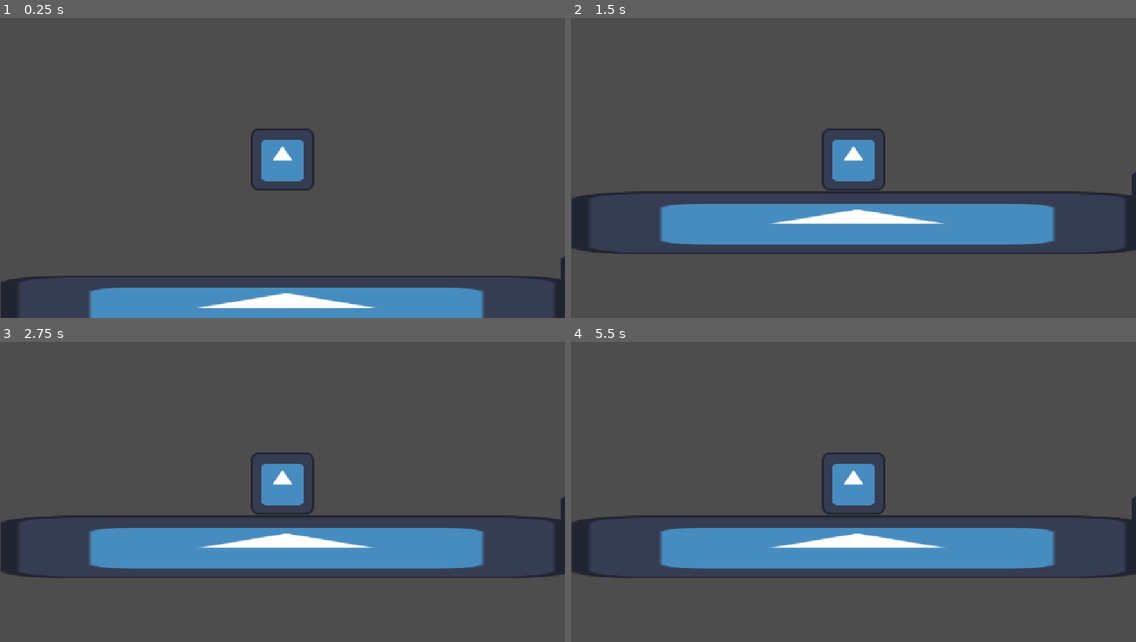
Above: before the commit, frames 1-4 (two rows, left to right).
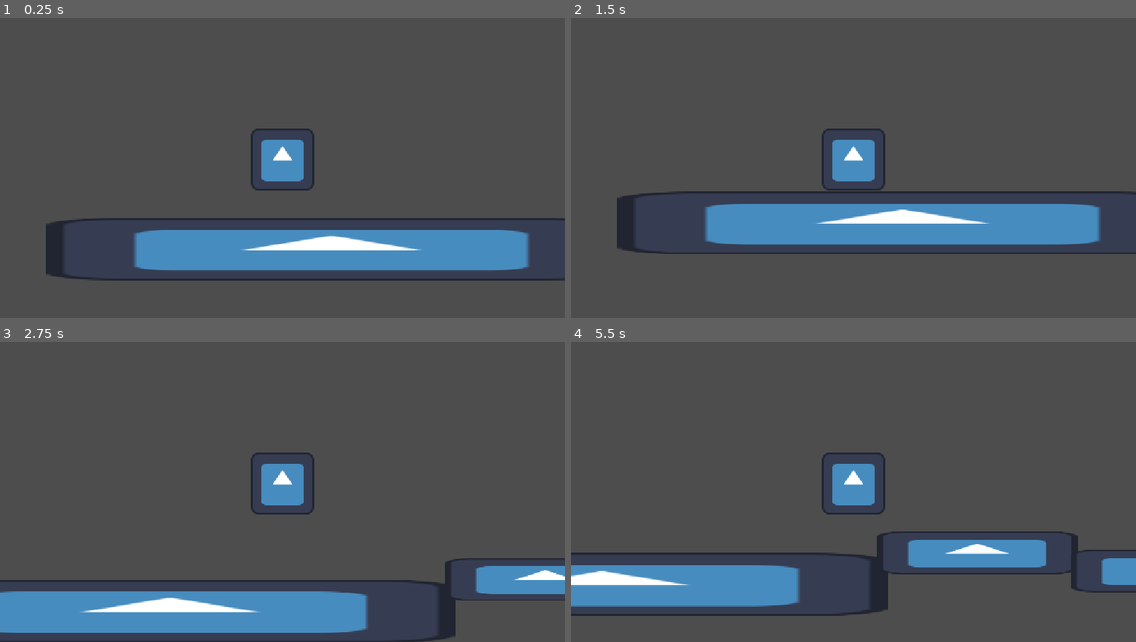
Above: after the commit, the same moments.

Repository: lucassillitoe/Steel_Jam_4_repo
Game: Godot game, scene res://Scenes/world.tscn
Same seed, same stepped clock (60 frames per second), same inputs: the game is played once before the commit and once after it. The engine's default icon, where the game draws it, is replaced by a stand-in: a white triangle on a blue panel in a dark square.
Inputs:
- Up to frame 1 (0.25 s): no input
- Up to frame 2 (1.5 s): tap Enter (Enter playback) at 0.5 s; hold D (Right) from 0.53 s (still down); tap W (Jump) at 0.77 s; tap Space at 1.25 s
- Up to frame 3 (2.75 s): tap W (Jump) at 1.52 s; tap Enter (Enter playback) at 2 s; release D (Right) at 2.03 s; hold A (Left) from 2.03 s (still down)
- Up to frame 4 (5.5 s): release A (Left) at 2.78 s; hold D (Right) 2.78-4.28 s; tap W (Jump) at 3.02, 3.77, 4.52 s; tap Space at 4.25 s; hold A (Left) 4.28-5.03 s; tap Enter (Enter playback) at 5 s; hold D (Right) from 5.03 s (still down)

The runs differ from the first frame. In frame 1, 19% of the frame differs, in the area x 0-100%, y 66-100%; in frame 2, 5.0%; in frame 3, 24%, in the area x 0-100%, y 51-100%; in frame 4, 17%.
Error before the commit: Invalid access of index '32' on a base object of type: 'Array'. (res://Scripts/ArrayInputGathering.gd:52)

Commit message:
Finished array input gathering

Diff:
--- /dev/null
+++ b/steel-jam-4/Scenes/Camera.tscn
@@ -0,0 +1,11 @@
+[gd_scene format=3 uid="uid://ufwv365gldxh"]
+
+[node name="Camera" type="Node2D" unique_id=640432073]
+
+[node name="Camera2D" type="Camera2D" parent="." unique_id=500033909]
+
+[node name="UI" type="Control" parent="." unique_id=944508092]
+layout_mode = 3
+anchors_preset = 0
+offset_right = 40.0
+offset_bottom = 40.0
--- a/steel-jam-4/Scenes/Player.tscn
+++ b/steel-jam-4/Scenes/Player.tscn
@@ -18,7 +18,6 @@
 size = Vector2(131, 130)
 
 [node name="Player" type="CharacterBody2D" unique_id=1786778758]
-position = Vector2(558, 325)
 script = ExtResource("1_kpjcp")
 metadata/_edit_group_ = true
 
--- a/steel-jam-4/Scenes/world.tscn
+++ b/steel-jam-4/Scenes/world.tscn
@@ -6,6 +6,7 @@
 [ext_resource type="PackedScene" uid="uid://0hfb7pye7juf" path="res://Scenes/level_1.tscn" id="2_fo5ed"]
 [ext_resource type="PackedScene" uid="uid://b5txh8gsi65ks" path="res://Scenes/level_2.tscn" id="3_5ukr8"]
 [ext_resource type="Script" uid="uid://d0dc3jpk27em8" path="res://Scripts/ArrayInputGathering.gd" id="6_5ukr8"]
+[ext_resource type="PackedScene" uid="uid://ufwv365gldxh" path="res://Scenes/Camera.tscn" id="6_o06y3"]
 
 [sub_resource type="RectangleShape2D" id="RectangleShape2D_t07qy"]
 size = Vector2(1167, 129)
@@ -27,6 +28,9 @@
 shape = SubResource("RectangleShape2D_t07qy")
 
 [node name="Player" parent="." unique_id=1786778758 instance=ExtResource("2_5a7ea")]
+position = Vector2(466, 443)
+
+[node name="Camera" parent="." unique_id=640432073 instance=ExtResource("6_o06y3")]
 
 [node name="Player input" type="Node" parent="." unique_id=1558028905]
 script = ExtResource("6_5ukr8")
--- a/steel-jam-4/Scripts/ArrayInputGathering.gd
+++ b/steel-jam-4/Scripts/ArrayInputGathering.gd
@@ -2,7 +2,7 @@
 
 #The current state of input
 enum state {INPUTTING, PLAYING_BACK}
-var currentState := state.INPUTTING
+@onready var currentState := state.INPUTTING
 
 #All the available inputs
 enum inputs {JUMP, LEFT, RIGHT}
@@ -16,8 +16,9 @@
 #Reference to the player
 @onready var player =  $"../Player"
 
+
 #calls every frame
-func _process(delta: float) -> void:
+func _physics_process(delta: float) -> void:
 	if currentState == state.INPUTTING:
 		#reads keyboard input and appends to the array
 
@@ -46,7 +47,8 @@
 	if currentState == state.PLAYING_BACK:
 		#check is array contains elements
 		if not inputContainer.is_empty():
-			#print("Playing back", playbackIndex, "/", len(inputContainer))
+			print("Playing back", playbackIndex, "/", len(inputContainer))
+
 
 			#Executes the input
 			var inputsThisTick = inputContainer[playbackIndex]
@@ -63,10 +65,17 @@
 			player.MoveHorizontal(horizontalInputSum, delta)
 
 
-			#When it reaches the end
-			if playbackIndex >= len(inputContainer):
+			#Skips ahead if stationary to avoid waiting
+			if player.playerVelocity == Vector2(0, 0):
+				while inputContainer[playbackIndex] == [] and playbackIndex < len(inputContainer) - 1:
+					playbackIndex += 1
+
+
+			#When it reaches the end of the current sequence
+			if playbackIndex >= len(inputContainer) - 1:
 				currentState = state.INPUTTING
 				inputContainer.clear()
 
+
 			#Increments the current step
 			playbackIndex += 1
--- a/steel-jam-4/Scripts/PlayerInputBasic.gd
+++ b/steel-jam-4/Scripts/PlayerInputBasic.gd
@@ -3,10 +3,6 @@
 #Reference to the player
 @onready var player =  $"../Player"
 
-
-# Called when the node enters the scene tree for the first time.
-func _ready() -> void:
-	pass
 
 
 # Called every frame. 'delta' is the elapsed time since the previous frame.
--- a/steel-jam-4/Scripts/PlayerMovement.gd
+++ b/steel-jam-4/Scripts/PlayerMovement.gd
@@ -8,6 +8,8 @@
 const AIR_DECLERATION = 500.0
 
 const JUMP_VELOCITY = 500.0
+
+@onready var playerVelocity := velocity
 
 
 func MoveHorizontal(inputAxis: float, delta: float) -> void:
@@ -35,4 +37,7 @@
 		velocity += get_gravity() * delta
 
 
+	#Adds a reference for velocity for other scripts
+	playerVelocity = velocity
+
 	move_and_slide()
--- /dev/null
+++ b/steel-jam-4/Scripts/UIForMode.gd
@@ -0,0 +1,15 @@
+extends Node
+
+@onready var playerInput =  $"../../../Player input"
+
+# Called when the node enters the scene tree for the first time.
+func _ready() -> void:
+	pass # Replace with function body.
+
+
+# Called every frame. 'delta' is the elapsed time since the previous frame.
+func _process(delta: float) -> void:
+	if playerInput.currentState == playerInput.state.INPUTTING:
+		self.modulate = Color(1, 0, 0, 1)
+	else:
+		self.modulate = Color(0, 1, 0, 1)
Not shown, added: steel-jam-4/Scripts/UIForMode.gd.uid
